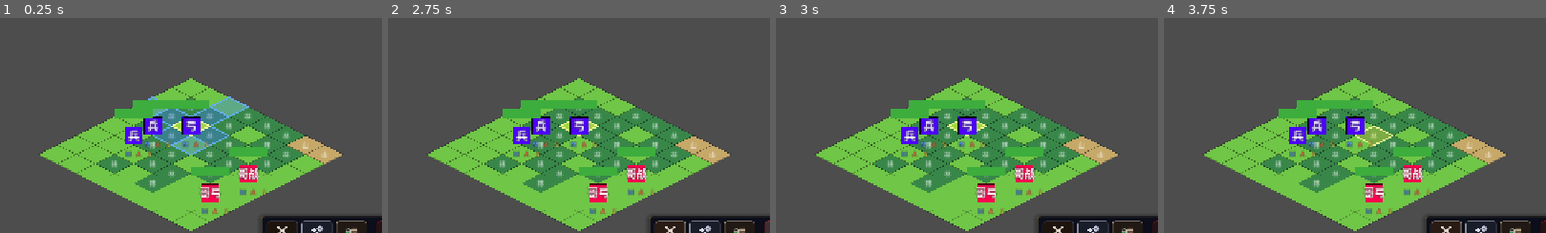
Above: before the commit, frames 1-4 (left to right).
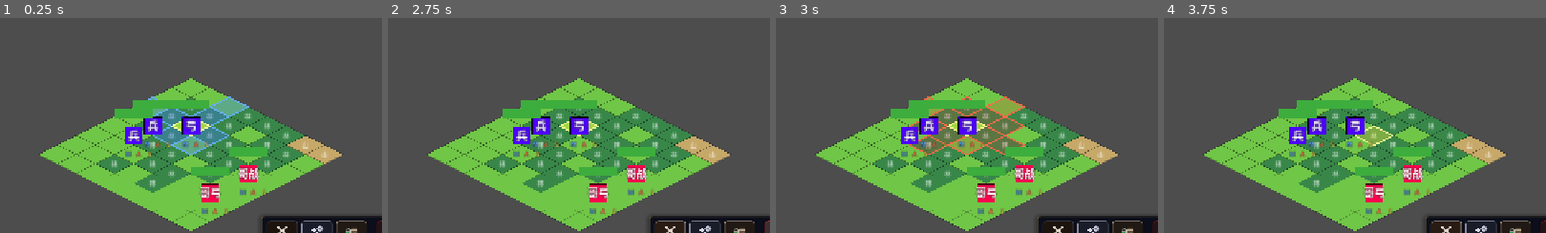
Above: after the commit, the same moments.

Repository: 392fyc/Ship_of_Theseus
Game: Godot game, scene res://scenes/tactical/TacticalScene.tscn
Same seed, same stepped clock (60 frames per second), same inputs: the game is played once before the commit and once after it.
Inputs (mouse positions are % of the whole screen's width and height, from its top left):
- Up to frame 1 (0.25 s): no input
- Up to frame 2 (2.75 s): click (86, 93) at 0.5 s; click (91, 93) at 1.25 s; click (96, 93) at 2 s
- Up to frame 3 (3 s): click (82, 93) at 2.75 s
- Up to frame 4 (3.75 s): tap Enter (ui_accept) at 3.5 s; move the mouse to (72, 45) at 3.52 s; hold Right (ui_right) from 3.53 s (still down); tap Keypad Enter at 3.6 s; click (72, 45) at 3.67 s
The pictures show only the part of the screen within x 45-95%, y 43-93%; the shares and areas given below are measured in that part.

Frames 1-2 are identical in both runs. In frame 3, 4.2% of the frame differs, in the area x 34-66%, y 36-64%; in frame 4, nothing differs.

Commit message:
fix(TASK-P2-TARG-001): show basic attack range overlay

Diff:
--- a/scripts/core/tactical_manager.gd
+++ b/scripts/core/tactical_manager.gd
@@ -30,7 +30,7 @@
 var current_unit: Unit = null
 var selected_unit: Unit = null
 var _move_range: Dictionary = {}
-var _skill_range_cells: Array[Vector2i] = []
+var _range_display_cells: Array[Vector2i] = []
 var _attack_cells: Array[Vector2i] = []
 var _area_preview_cells: Array[Vector2i] = []
 var _direction_selector_cells: Array[Vector2i] = []
@@ -612,13 +612,16 @@
 			for cell_pos: Vector2i in _direction_selector_cells:
 				_add_highlight(
 					cell_pos, HIGHLIGHT_SELECTOR_FILL, HIGHLIGHT_SELECTOR_BORDER)
-			for cell_pos: Vector2i in _skill_range_cells:
+			for cell_pos: Vector2i in _range_display_cells:
 				_add_highlight(cell_pos, range_fill, range_border)
 			for cell_pos: Vector2i in _attack_cells:
 				_add_highlight(cell_pos, target_fill, target_border)
 			for cell_pos: Vector2i in _area_preview_cells:
 				_add_highlight(cell_pos, HIGHLIGHT_AREA_FILL, HIGHLIGHT_AREA_BORDER)
 		InputState.ATTACK_TARGETING:
+			for cell_pos: Vector2i in _range_display_cells:
+				_add_highlight(
+					cell_pos, HIGHLIGHT_ATTACK_RANGE_FILL, HIGHLIGHT_ATTACK_RANGE_BORDER)
 			for cell_pos: Vector2i in _attack_cells:
 				_add_highlight(
 					cell_pos, HIGHLIGHT_ATTACK_TARGET_FILL, HIGHLIGHT_ATTACK_TARGET_BORDER)
@@ -676,7 +679,7 @@
 
 
 func _clear_targeting_buffers() -> void:
-	_skill_range_cells = []
+	_range_display_cells = []
 	_attack_cells = []
 	_area_preview_cells = []
 	_direction_selector_cells = []
@@ -1467,7 +1470,7 @@
 
 
 func _refresh_attack_cells() -> void:
-	_skill_range_cells = []
+	_range_display_cells = []
 	_attack_cells = []
 	_area_preview_cells = []
 	_direction_selector_cells = []
@@ -1483,7 +1486,7 @@
 			return
 		var candidate_cells: Array[Vector2i] = RangeCalculator.calculate_cells(
 			grid, current_unit.grid_position, range_data, _targeting_direction)
-		_skill_range_cells = candidate_cells
+		_range_display_cells = candidate_cells
 		_attack_cells = _filter_targetable_cells(candidate_cells, skill_data)
 	else:
 		var basic_pattern: Dictionary = {
@@ -1493,6 +1496,7 @@
 		}
 		var basic_cells: Array[Vector2i] = RangeCalculator.calculate_cells(
 			grid, current_unit.grid_position, basic_pattern)
+		_range_display_cells = basic_cells
 		_attack_cells = _filter_enemy_target_cells(basic_cells)
 
 
